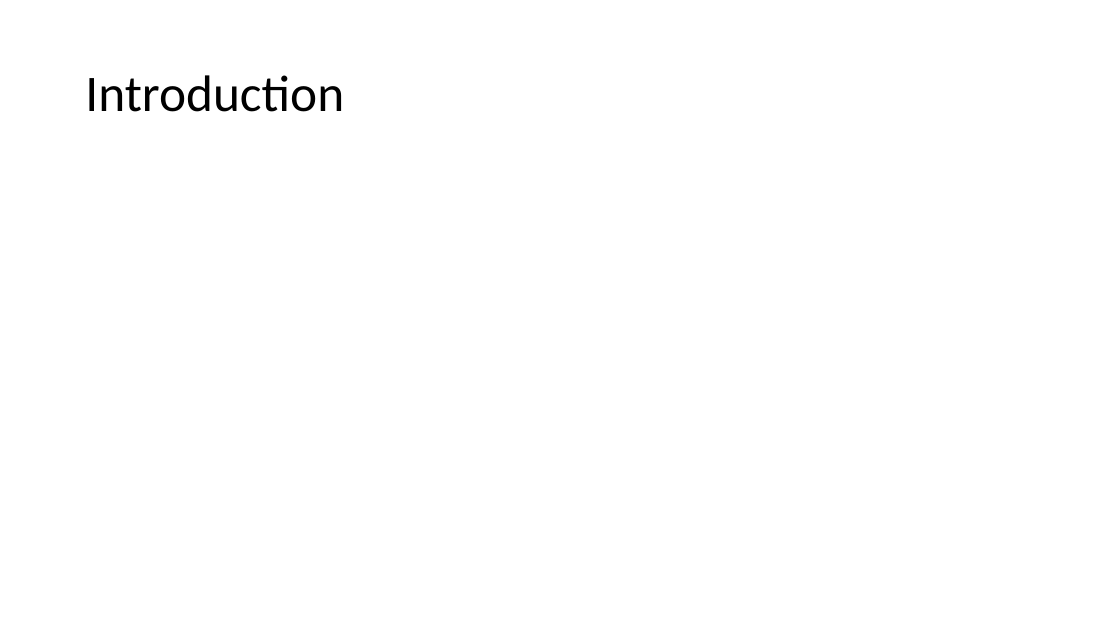
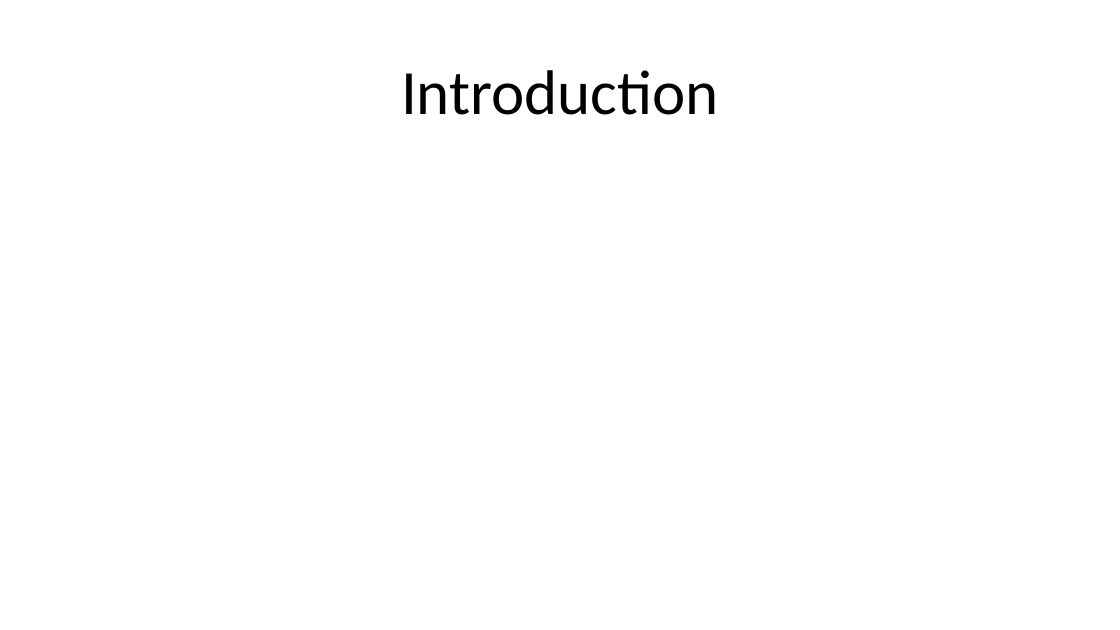
Before and after one commit to jonatjano/Minivilles, a slide deck: slide 2 of Diaporama.pptx. Drawn at 1120x630 pixels with LibreOffice and Linux fonts; fonts in the diff are those of the drawing. Boxes give left, top, right and bottom in pixels: in the first picture for what was removed or moved away, otherwise in the second. Text is boxed around its words. In the diff, an @@ line names an element or a change of style, - is before the commit and + after.

```diff
--- a/Diaporama.pptx
+++ b/Diaporama.pptx
@@ title "Introduction" at <box>401,70,719,115</box>: size 44 to 54 pt; alignment left to centre @@
```
Also in this commit, not shown: 1 other slide changed, 3 slides added, 1 other file.
